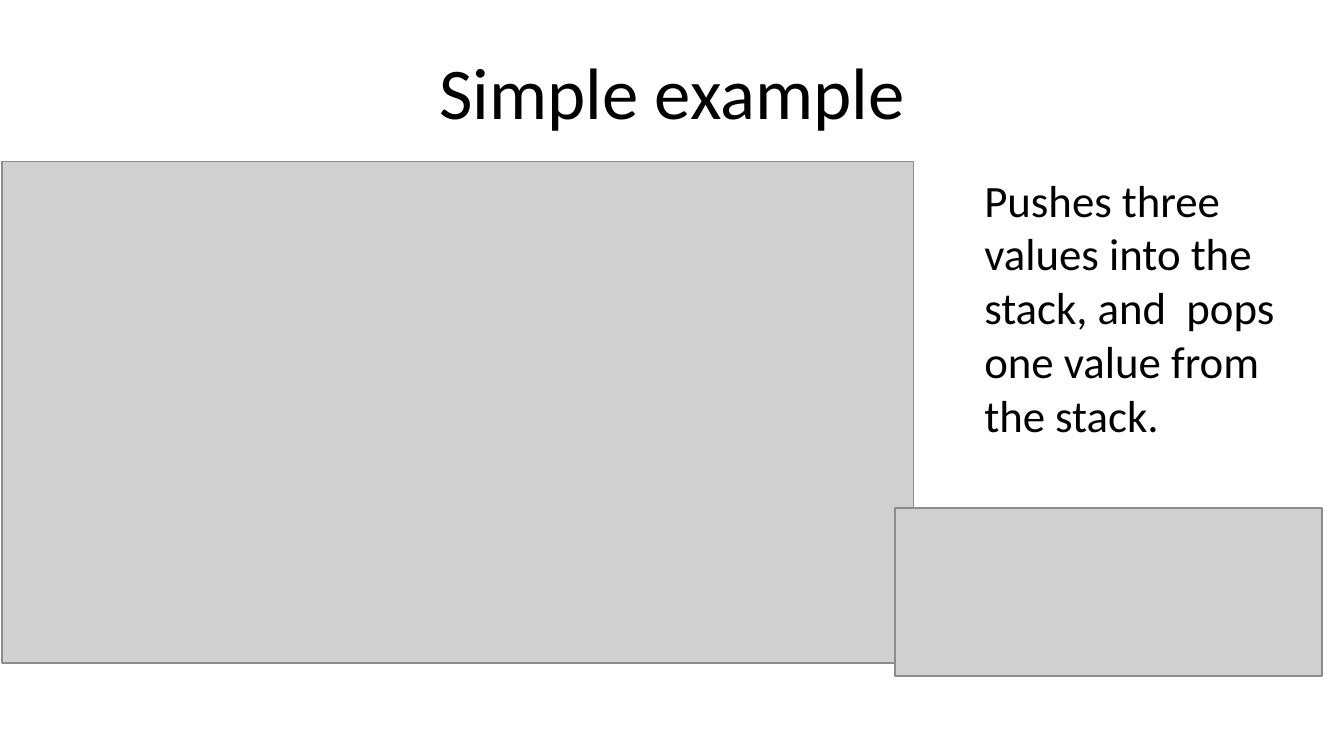
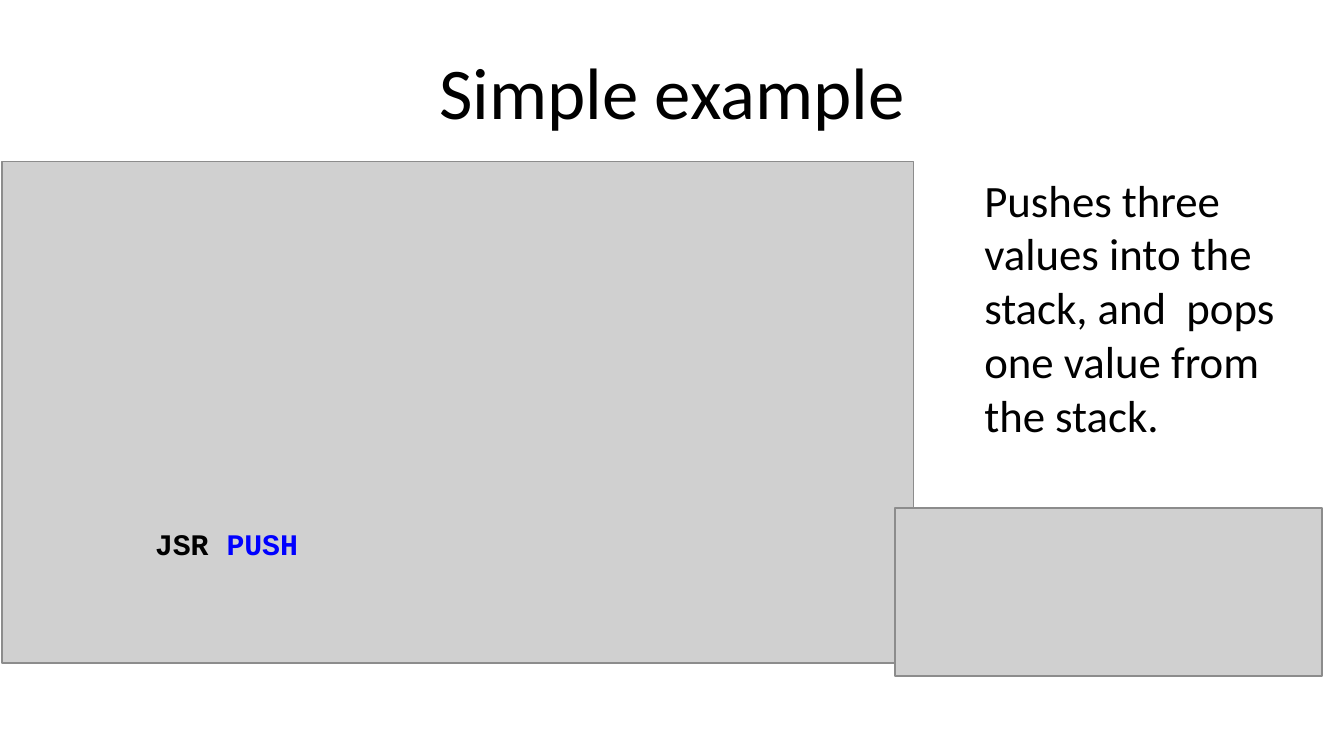
Before and after one commit to ubhowmik/ECE220, a slide deck: slide 17 of Lecture_04_Ujjal.pptx. Drawn at 1344x756 pixels with LibreOffice and Linux fonts; fonts in the diff are those of the drawing; grey boxes stand for pictures; background and template pictures are left out. Boxes give left, top, right and bottom in pixels: in the first picture for what was removed or moved away, otherwise in the second. Text is boxed around its words. In the diff, an @@ line names an element or a change of style, - is before the commit and + after.

```diff
--- a/Lecture_04_Ujjal.pptx
+++ b/Lecture_04_Ujjal.pptx
@@ text added at (x1=155, y1=535, x2=298, y2=556), 16 pt, text #0000FF, bold @@
+JSR PUSH
```
Also in this commit, not shown: 1 other slide changed.
